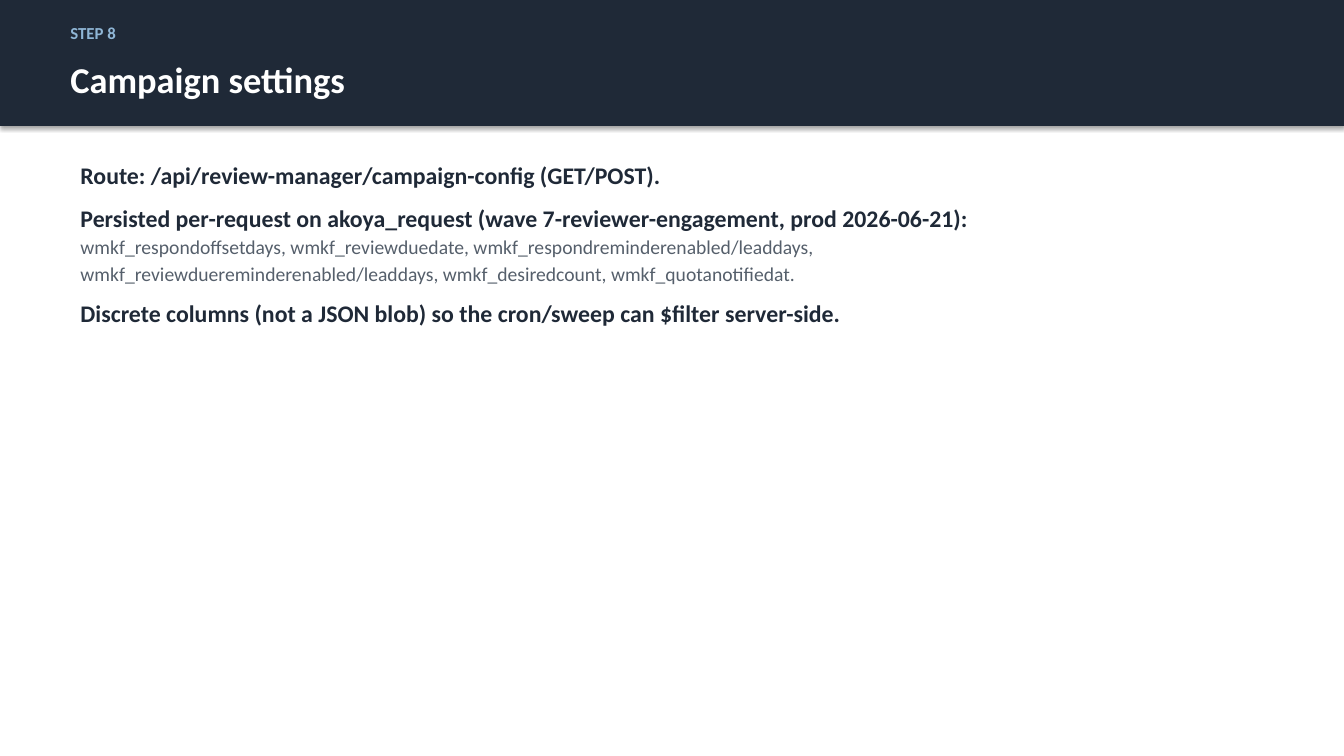
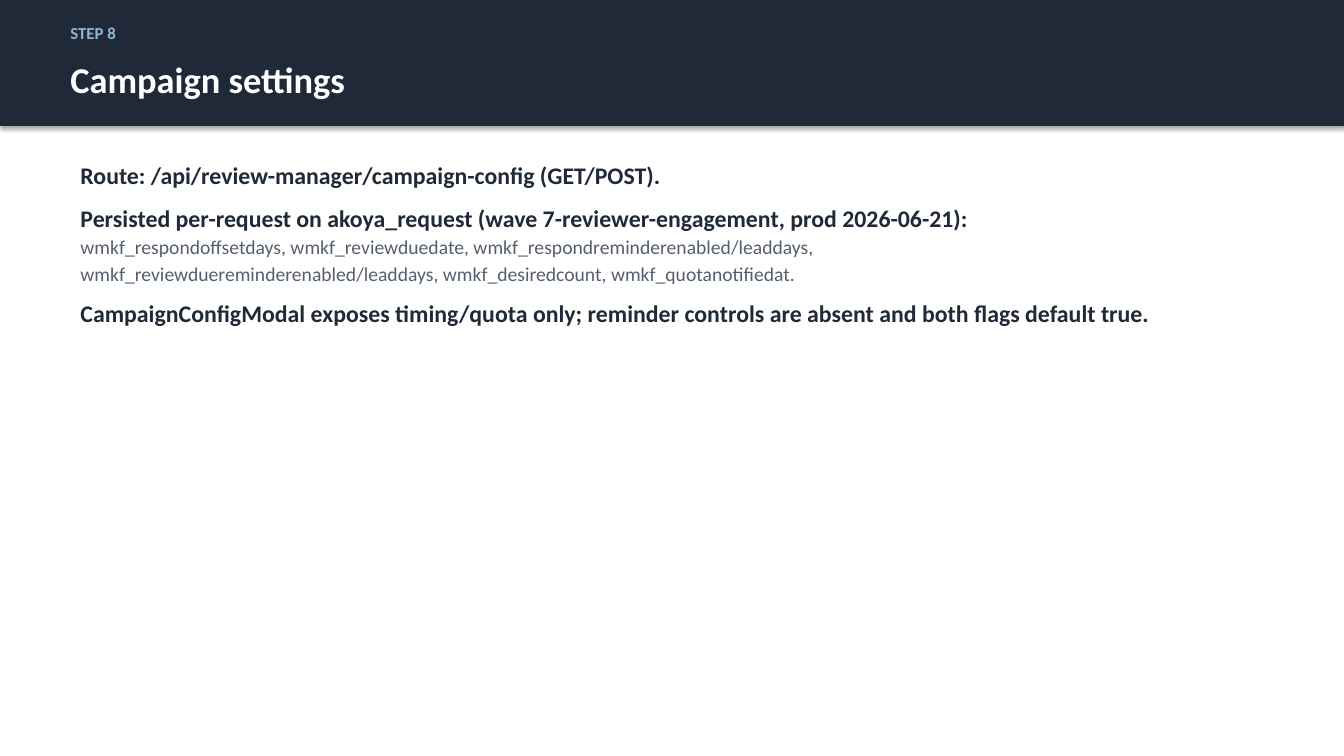
Before and after one commit to justingallivan/wmkf-research-apps, a slide deck: slide 16 of docs/onboarding/Workbench_Onboarding_Technical.pptx. Drawn at 1344x756 pixels with LibreOffice and Linux fonts; fonts in the diff are those of the drawing. Boxes give left, top, right and bottom in pixels: in the first picture for what was removed or moved away, otherwise in the second. Text is boxed around its words. In the diff, an @@ line names an element or a change of style, - is before the commit and + after.

Commit message:
Guard reviewer reminder incident hold

```diff
--- a/docs/onboarding/Workbench_Onboarding_Technical.pptx
+++ b/docs/onboarding/Workbench_Onboarding_Technical.pptx
@@ text at bbox=[80, 305, 1149, 326]: text changed @@
-Discrete columns (not a JSON blob) so the cron/sweep can $filter server-side.
+CampaignConfigModal exposes timing/quota only; reminder controls are absent and both flags default true.
```
Also in this commit, not shown: 4 other slides changed, 22 other files.
